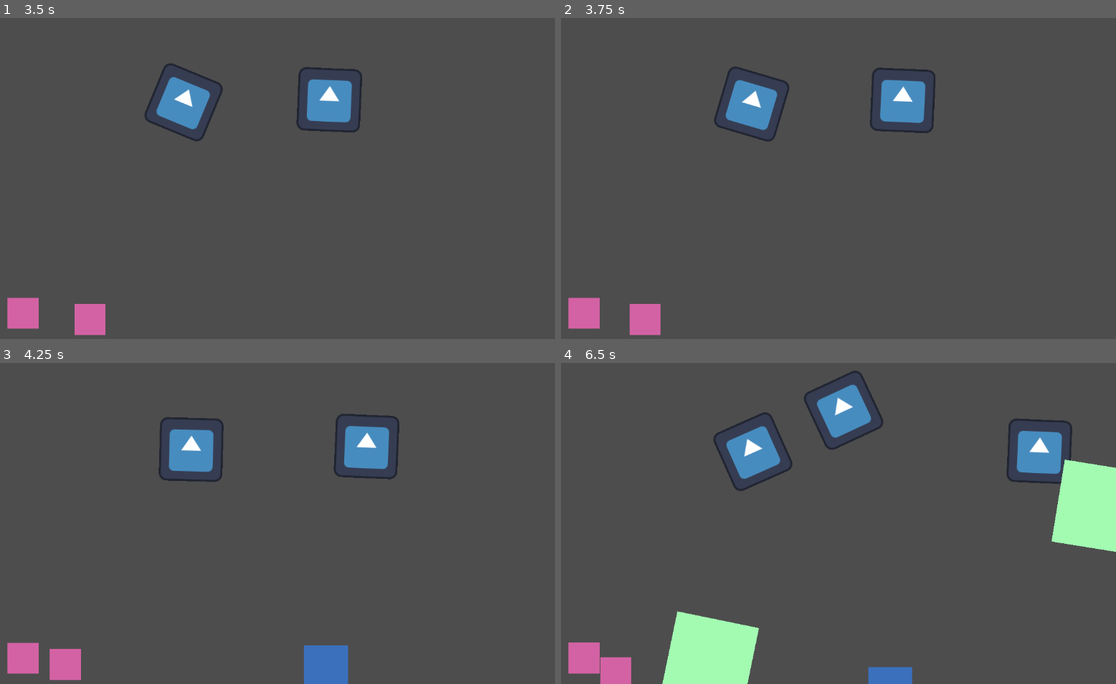
Above: before the commit, frames 1-4 (two rows, left to right).
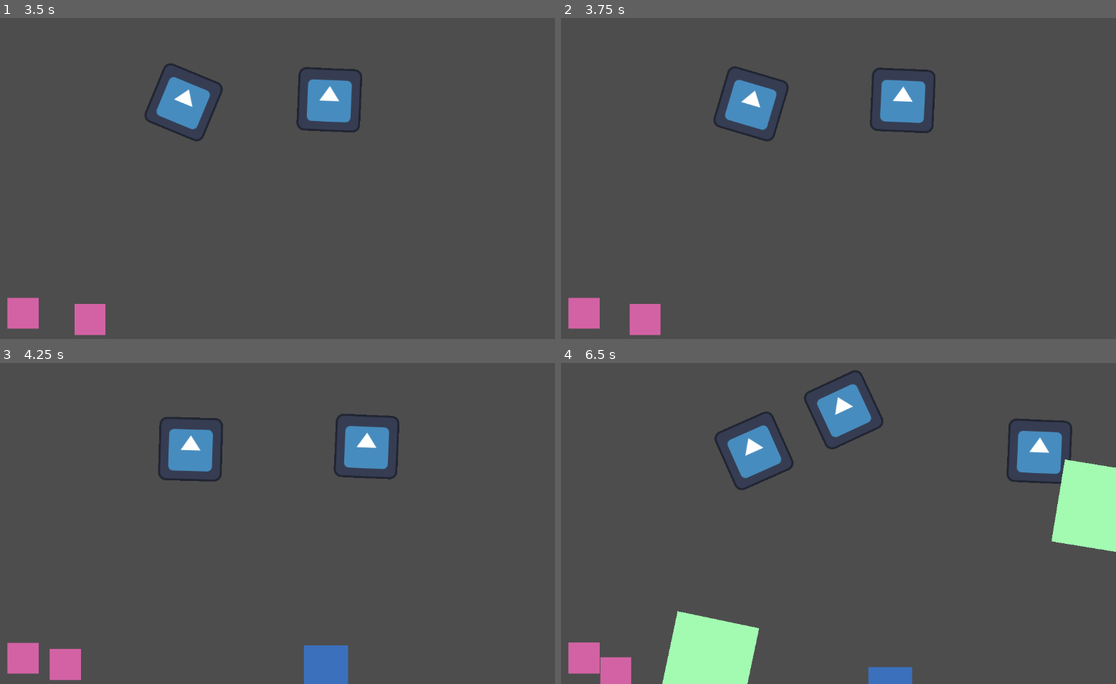
Above: after the commit, the same moments.

Repository: Cmanatron/FishRoguelike
Game: Godot game, scene res://Levels/TestLevel.tscn
Same seed, same stepped clock (60 frames per second), same inputs: the game is played once before the commit and once after it. The engine's default icon, where the game draws it, is replaced by a stand-in: a white triangle on a blue panel in a dark square.
Inputs (mouse positions are in pixels of both pictures, inside the frame that each line leads up to):
- Up to frame 1 (3.5 s): tap Enter at 0.5 s; move the mouse to (394, 162) at 0.52 s; hold D (right) 0.53-1.28 s; tap Right (shootA) at 0.6, 2.85 s; move the mouse to (155, 194) at 1.27 s; hold A (left) 1.28-2.03 s; tap Down (shootB) at 1.35 s; move the mouse to (327, 107) at 2.02 s; hold D (right) 2.03-2.78 s; tap Left (shootC) at 2.1 s; move the mouse to (238, 242) at 2.77 s; hold W (up) from 2.78 s (still down)
- Up to frame 2 (3.75 s): move the mouse to (999, 226) at 3.52 s; release W (up) at 3.53 s; hold A (left) from 3.53 s (still down); tap Down (shootB) at 3.6 s
- Up to frame 3 (4.25 s): keep holding A (left)
- Up to frame 4 (6.5 s): move the mouse to (655, 475) at 4.27 s; tap Left (shootC) at 4.35 s; move the mouse to (860, 523) at 5.02 s; tap Right (shootA) at 5.1 s; move the mouse to (744, 443) at 5.77 s; release A (left) at 5.78 s; hold D (right) from 5.78 s (still down); tap Down (shootB) at 5.85 s

Frame 1 is identical in both runs. In frame 2, 0.1% of the frame differs, in the area x 27-42%, y 15-38%; in frame 3, 0.2%; in frame 4, 0.5%, in the area x 18-100%, y 2-100%.
Error before the commit: Parse Error: Expected indented block after match pattern block. (res://Levels/GamePieces/pickup.gd:32)

Commit message:
Pickups Finished
Pickups finished. Test in test level

Diff:
--- a/Levels/GamePieces/pickup.gd
+++ b/Levels/GamePieces/pickup.gd
@@ -2,7 +2,7 @@
 @export var type:int
 
 func _on_tree_entered() -> void:
-	type = randi_range(0,2)
+	type = randi_range(0,7)
 	match type:
 		0:
 			$Area2D/Sprite2D.texture = load("res://fish/fish1.png")
@@ -10,11 +10,13 @@
 			$Area2D/Sprite2D.texture = load("res://fish/fish2.png")
 		2:
 			$Area2D/Sprite2D.texture = load("res://fish/fish3.png")
+		_:
+			$Area2D/Sprite2D.texture = load("res://fish/fish3.png")
 
 
 
 func _on_area_2d_body_entered(body: Node2D) -> void:
-	print(body)
+	#print(body)
 	if(body.is_in_group("Player")):
 		match type:
 			0:
@@ -30,5 +32,8 @@
 			5:
 				body.attackSpeed -= 0.5
 			6:
+				body.grenades += 3
+			7:
+				body.batteries +=1
 
 		queue_free()
--- a/Player/player.gd
+++ b/Player/player.gd
@@ -1,20 +1,20 @@
 extends Node2D
-@export var speed = 30
-var stopping = 5
-@export var health:int = 10
+#Export variables are changeable by pickups. These are our stats.
+@export var speed = 30#
+var stopping = speed/5
 @export var airMax:int = 100
 @export var bulletSpeed:int = 100
 var inAir:bool = false
-var air = airMax
-@export var MaxHP:int = 100
+@export var air = airMax#
+@export var MaxHP:int = 100#
 var HP = MaxHP
-@export var damage:int = 50
-@export var bulletSize:float = 1
-@export var attackSpeed:float = 3
+@export var damage:int = 50#
+@export var bulletSize:float = 1#
+@export var attackSpeed:float = 3#
 
-@export var grenades:int = 0
+@export var grenades:int = 0#
 var dropReady:bool = true
-@export var batteries:int =0
+@export var batteries:int =0#
 var shockReady:bool = true
 
 var isReady:bool = true
